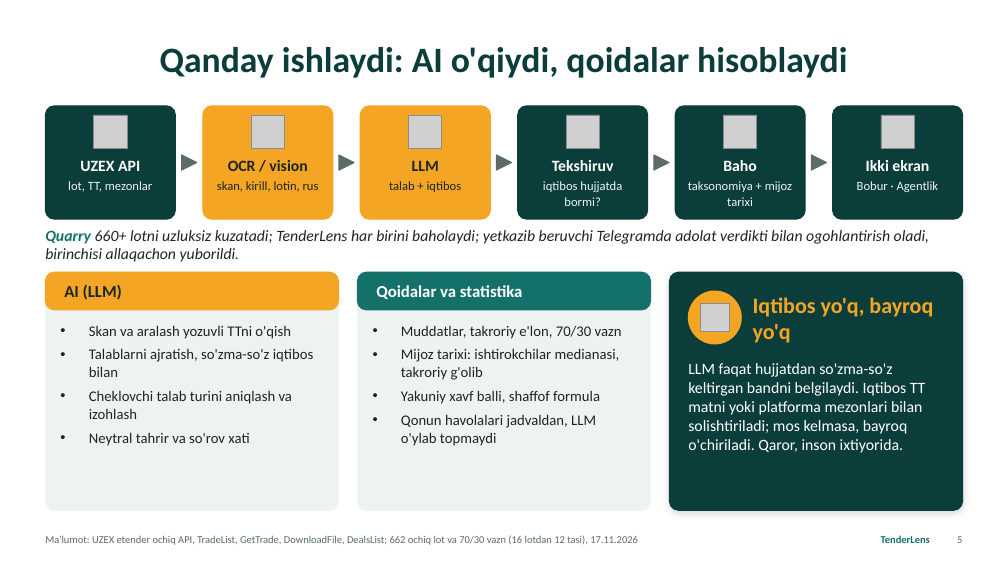
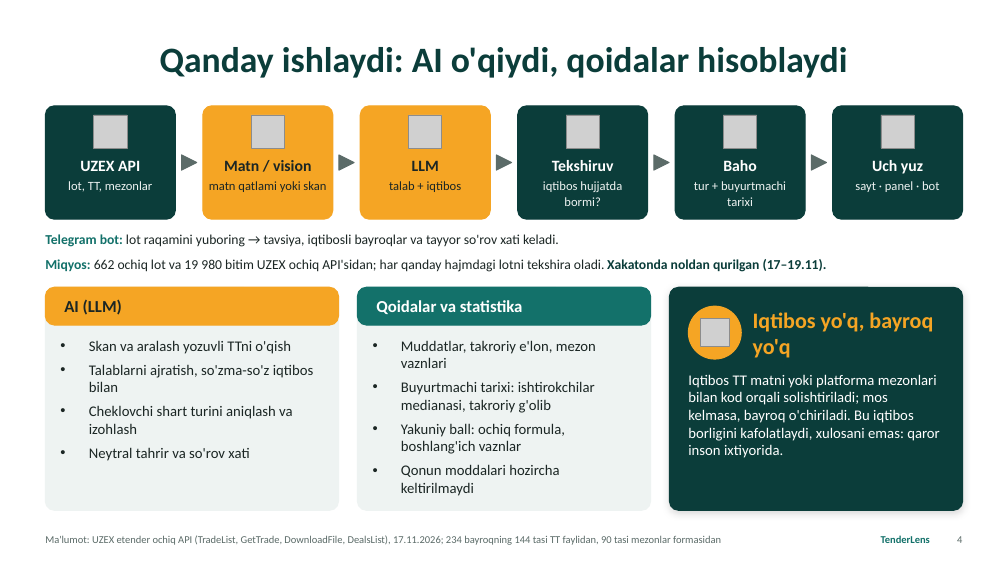
Before and after one commit to kamol1dn/tenderlens, a slide deck: slide 4 of tenderlens/deck/TenderLens.pptx (slide 5 before the commit). Drawn at 1008x567 pixels with LibreOffice and Linux fonts; fonts in the diff are those of the drawing; grey boxes stand for pictures. Boxes give left, top, right and bottom in pixels: in the first picture for what was removed or moved away, otherwise in the second. Text is boxed around its words. In the diff, an @@ line names an element or a change of style, - is before the commit and + after.

Commit message:
deck: cut to 8 slides, drop quarry, fix claims from review

```diff
--- a/tenderlens/deck/TenderLens.pptx
+++ b/tenderlens/deck/TenderLens.pptx
@@ text at (224,160,311,171): text changed @@
-OCR / vision
+Matn / vision
@@ text at (872,160,923,174): text changed @@
-Ikki ekran
+Uch yuz
@@ text at (209,181,326,192): text changed @@
-skan, kirill, lotin, rus
+matn qatlami yoki skan
@@ text at (694,181,786,206): text changed @@
-taksonomiya + mijoz tarixi
+tur + buyurtmachi tarixi
@@ text at (855,181,939,192): text changed @@
-Bobur · Agentlik
+sayt · panel · bot
@@ text at (45,234,559,247): text changed; size 15 to 13 pt; italic off @@
-Quarry 660+ lotni uzluksiz kuzatadi; TenderLens har birini baholaydi; yetkazib beruvchi Telegramda adolat verdikti bilan ogohlantirish oladi, birinchisi allaqachon yuborildi.
+Telegram bot: lot raqamini yuboring → tavsiya, iqtibosli bayroqlar va tayyor so'rov xati keladi.
@@ text added at (45,259,827,272), 13 pt, text #1B2624 @@
+Miqyos: 662 ochiq lot va 19 980 bitim UZEX ochiq API'sidan; har qanday hajmdagi lotni tekshira oladi. Xakatonda noldan qurilgan (17–19.11).
@@ rounded rectangle: place and size @@
-rounded rectangle at (45,272,339,510)
+rounded rectangle at (45,287,339,510)
@@ rounded rectangle: place and size @@
-rounded rectangle at (358,272,651,510)
+rounded rectangle at (358,287,651,510)
@@ proportions changed in 3 elements at (45,287,339,510), (358,287,651,510), (670,287,963,510) @@
@@ rounded rectangle: place and size @@
-rounded rectangle at (670,272,963,510)
+rounded rectangle at (670,287,963,510)
@@ 3 texts, 2 rounded rectangles, 1 picture, 1 ellipse: place and size @@
-3 texts, 2 rounded rectangles, 1 picture, 1 ellipse at (45,272,933,344)
+3 texts, 2 rounded rectangles, 1 picture, 1 ellipse at (45,287,933,359)
@@ text "Skan va aralash yozuvli TTni ...": place and size @@
-text "Skan va aralash yozuvli TTni ..." at (89,325,314,446)
+text "Skan va aralash yozuvli TTni ..." at (89,340,314,461)
@@ text at (401,340,596,496): text changed @@
-• Muddatlar, takroriy e'lon, 70/30 vazn
-• Mijoz tarixi: ishtirokchilar medianasi, takroriy g'olib
-• Yakuniy xavf balli, shaffof formula
-• Qonun havolalari jadvaldan, LLM o'ylab topmaydi
+• Muddatlar, takroriy e'lon, mezon vaznlari
+• Buyurtmachi tarixi: ishtirokchilar medianasi, takroriy g'olib
+• Yakuniy ball: ochiq formula, boshlang'ich vaznlar
+• Qonun moddalari hozircha keltirilmaydi
@@ text at (688,374,940,458): text changed; size 15 to 14 pt @@
-LLM faqat hujjatdan so'zma-so'z keltirgan bandni belgilaydi. Iqtibos TT matni yoki platforma mezonlari bilan solishtiriladi; mos kelmasa, bayroq o'chiriladi. Qaror, inson ixtiyorida.
+Iqtibos TT matni yoki platforma mezonlari bilan kod orqali solishtiriladi; mos kelmasa, bayroq o'chiriladi. Bu iqtibos borligini kafolatlaydi, xulosani emas: qaror inson ixtiyorida.
@@ text at (89,405,292,434): text changed @@
-• Cheklovchi talab turini aniqlash va izohlash
+• Cheklovchi shart turini aniqlash va izohlash
@@ text at (45,535,721,545): text changed @@
-Ma'lumot: UZEX etender ochiq API, TradeList, GetTrade, DownloadFile, DealsList; 662 ochiq lot va 70/30 vazn (16 lotdan 12 tasi), 17.11.2026
+Ma'lumot: UZEX etender ochiq API (TradeList, GetTrade, DownloadFile, DealsList), 17.11.2026; 234 bayroqning 144 tasi TT faylidan, 90 tasi mezonlar formasidan
```
Also in this commit, not shown: 8 other slides changed, 4 slides added, 3 slides removed, 7 other files.
